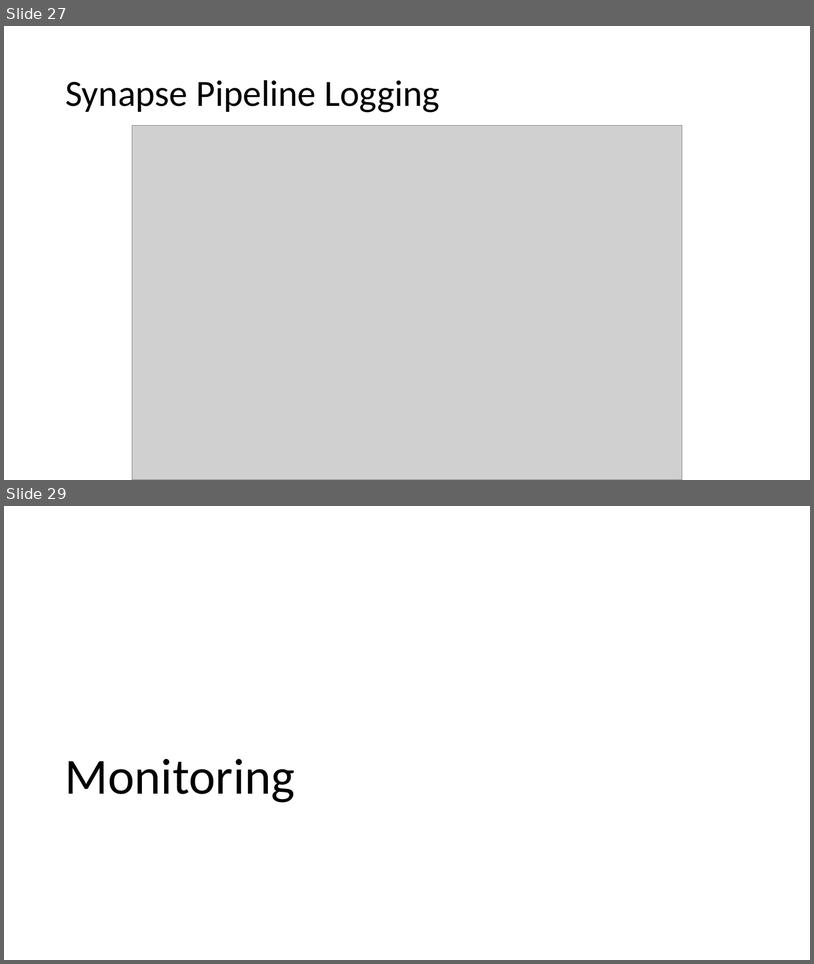
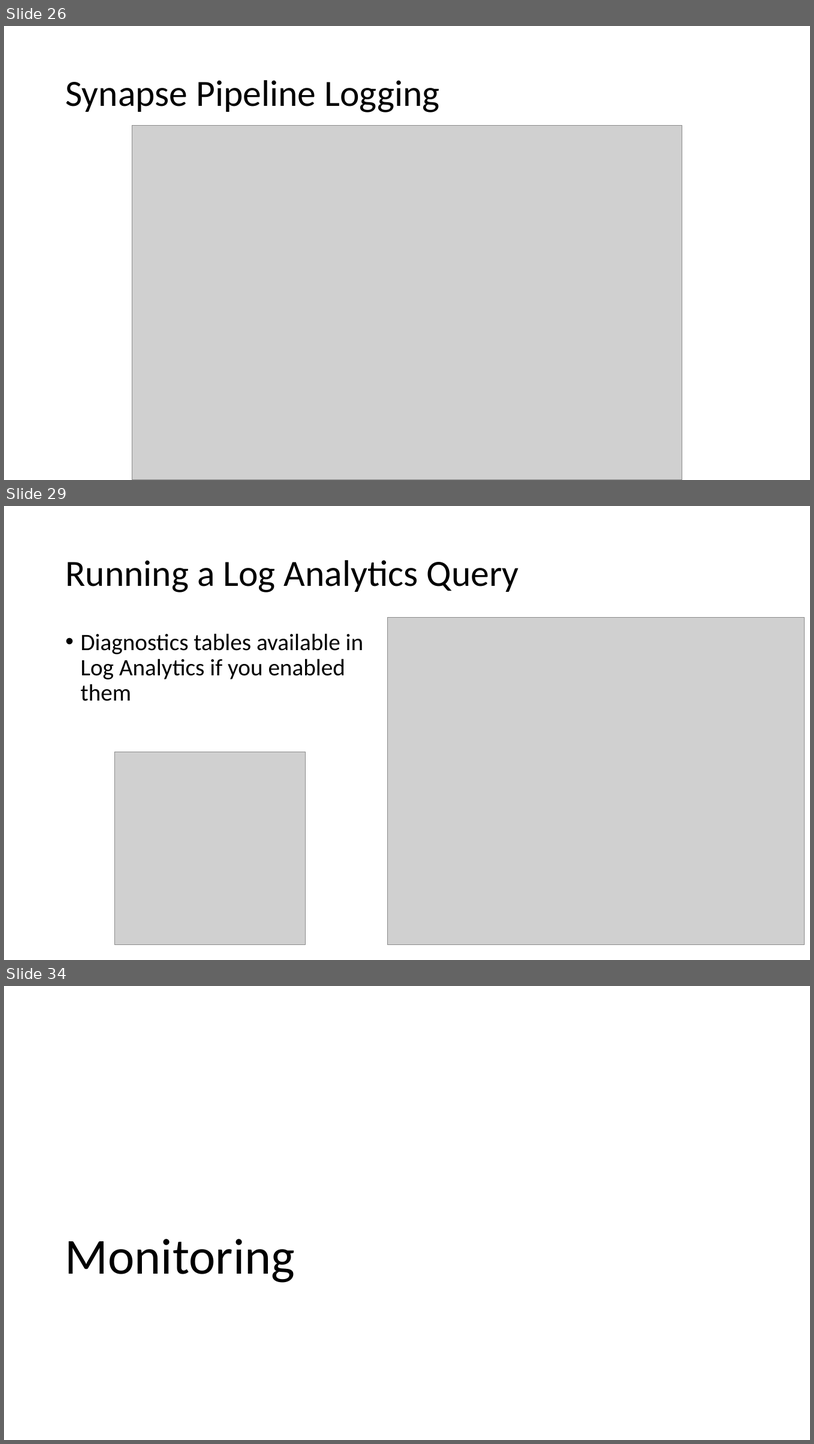
Before and after one commit to solliancenet/precon-synapse-power-bi, a slide deck: Slides/03 - Synapse Administration.pptx. Shown one above the other, each under a label of ours: slides 27 and 29 before the commit, slides 26, 29 and 34 after it; the slides between them are not shown. The pictures are 814x964 and 814x1444 pixels, drawn with LibreOffice and Linux fonts; fonts in the diff are those of the drawing; grey boxes stand for pictures. Boxes give left, top, right and bottom in pixels: in the first picture for what was removed or moved away, otherwise in the second. Text is boxed around its words. In the diff, an @@ line names an element or a change of style, - is before the commit and + after.

```diff
--- a/Slides/03 - Synapse Administration.pptx
+++ b/Slides/03 - Synapse Administration.pptx
@@ slide 29 added at bbox=[4, 506, 810, 960], background #FFFFFF @@
@@ title added at bbox=[65, 560, 519, 592], 44 pt, text #000000 @@
+Running a Log Analytics Query
@@ picture added at bbox=[388, 618, 805, 945] @@
@@ text added at bbox=[81, 633, 364, 701], 28 pt, text #000000 @@
+• Diagnostics tables available in Log Analytics if you enabled them
@@ picture added at bbox=[115, 751, 306, 945] @@
@@ what was slide 27 is now slide 26 @@
@@ what was slide 29 is now slide 34 @@
```
Also in this commit, not shown: 8 other slides added, 3 slides removed.
